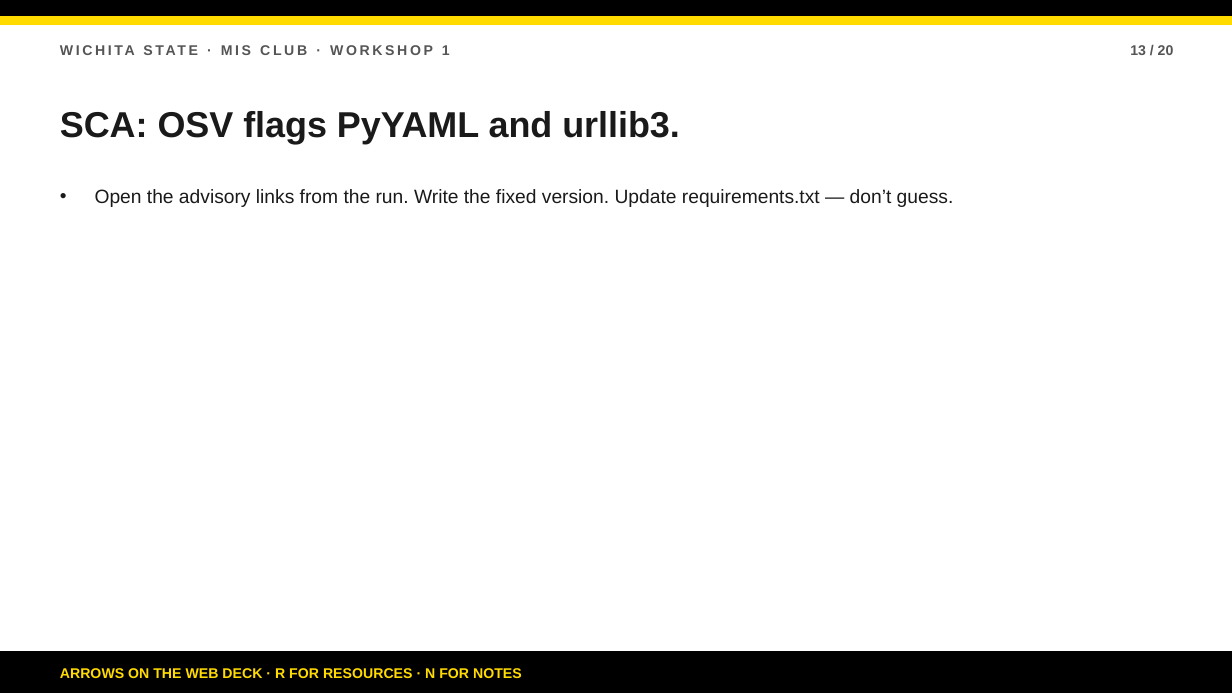
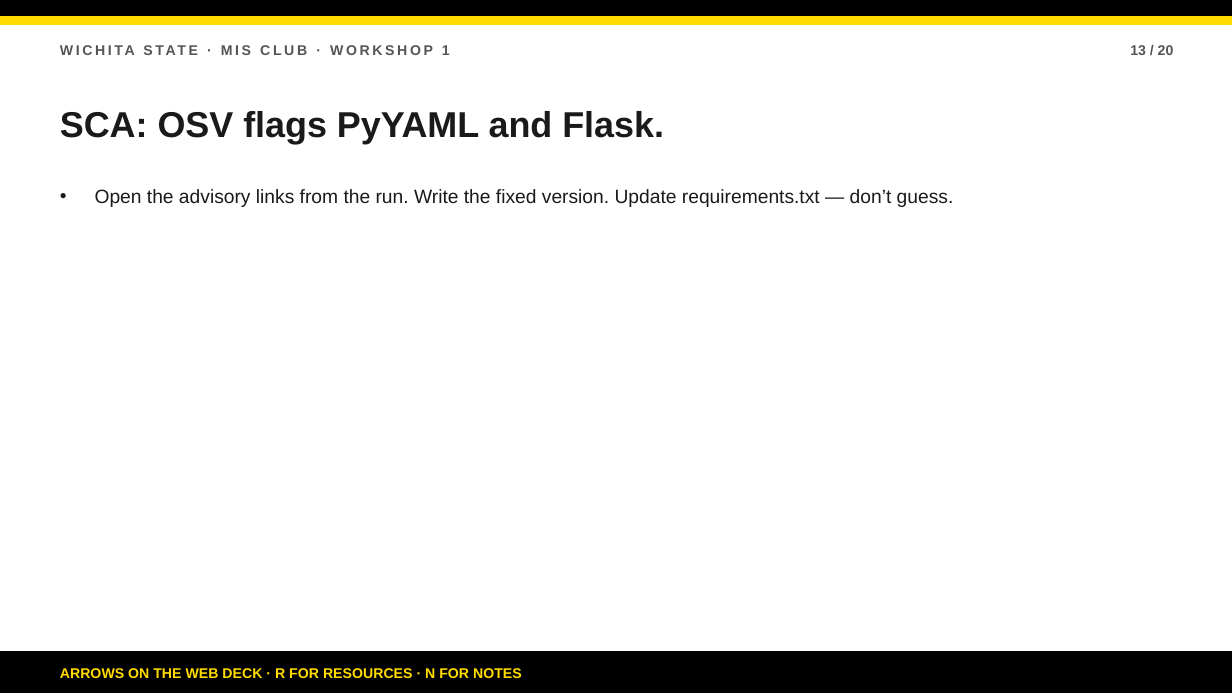
Before and after one commit to bsbcyber/workshop-site, a slide deck: slide 13 of Workshop-2-Secure-Development.pptx. Drawn at 1232x693 pixels with LibreOffice and Linux fonts; fonts in the diff are those of the drawing. Boxes give left, top, right and bottom in pixels: in the first picture for what was removed or moved away, otherwise in the second. Text is boxed around its words. In the diff, an @@ line names an element or a change of style, - is before the commit and + after.

Commit message:
Point Workshop 2 SCA steps at PyYAML and Flask.

```diff
--- a/Workshop-2-Secure-Development.pptx
+++ b/Workshop-2-Secure-Development.pptx
@@ text at <box>60,111,664,144</box>: text changed @@
-SCA: OSV flags PyYAML and urllib3.
+SCA: OSV flags PyYAML and Flask.
```
Also in this commit, not shown: 2 other slides changed, 5 other files.
